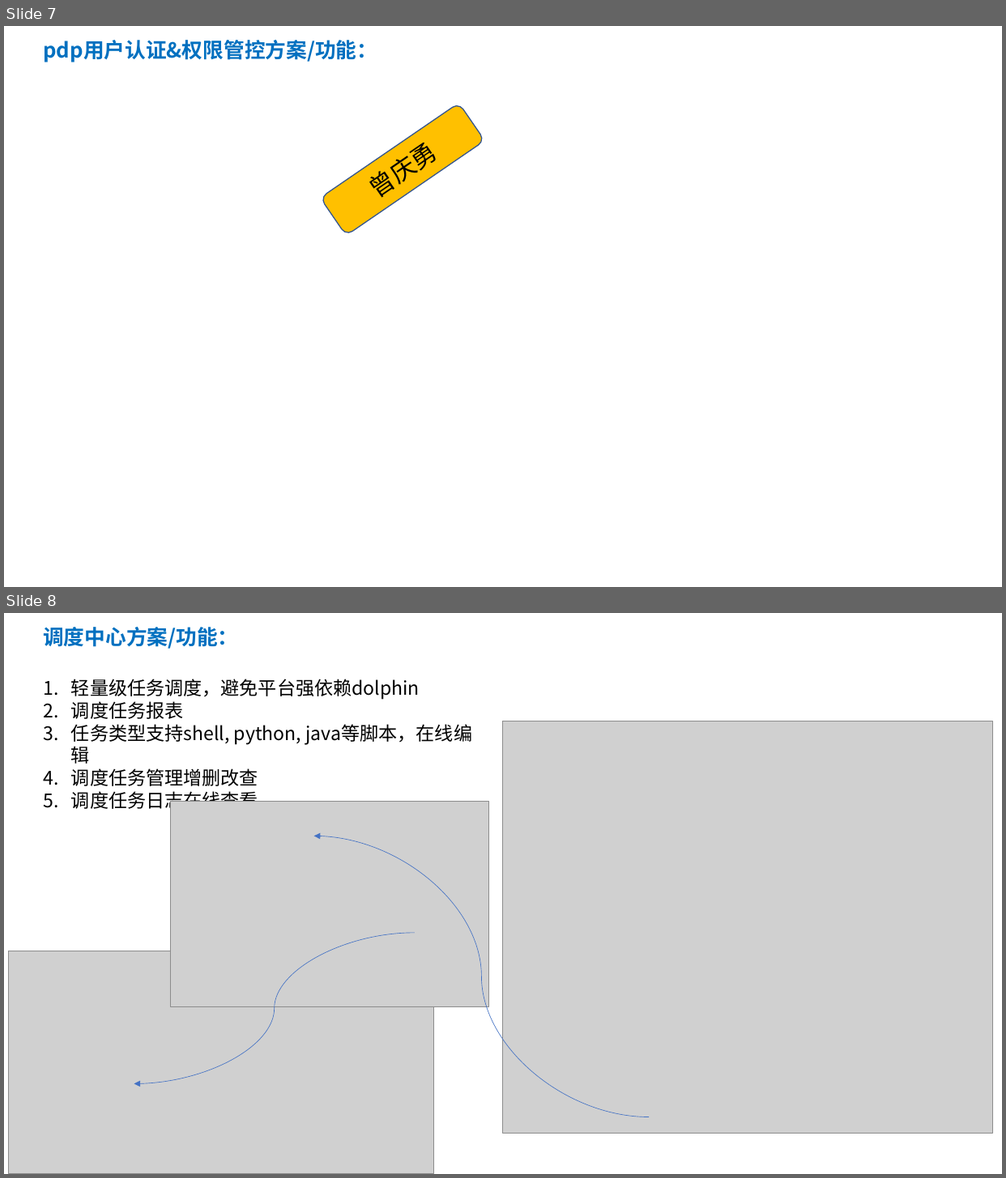
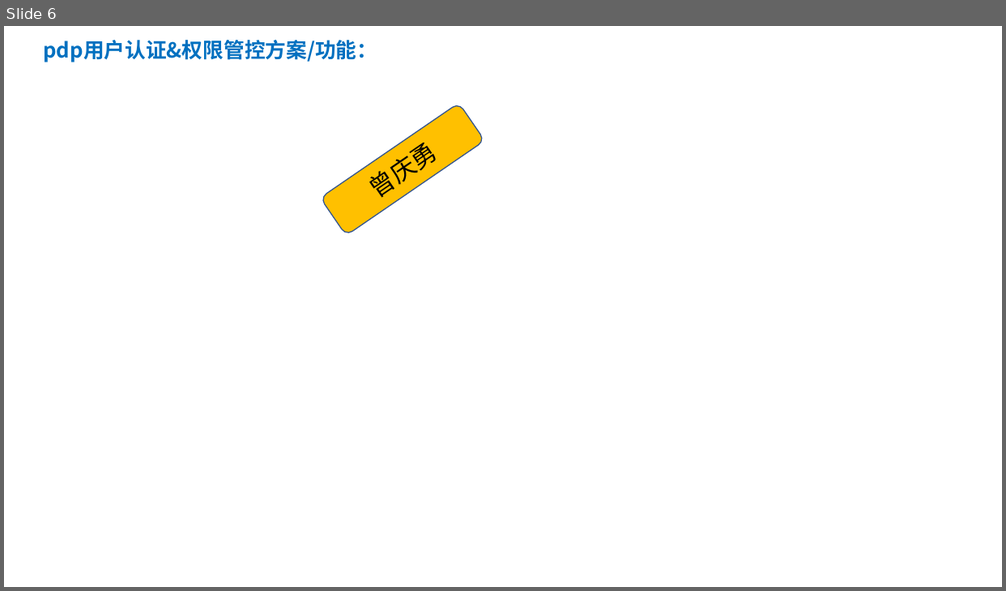
Before and after one commit to moutainhigh/pdp, a slide deck: doc/pdp方案设计-20210929.pptx. Shown one above the other, each under a label of ours: slides 7 and 8 before the commit, slide 6 after it. The pictures are 1006x1178 and 1006x591 pixels, drawn with LibreOffice and Linux fonts; fonts in the diff are those of the drawing; grey boxes stand for pictures. Boxes give left, top, right and bottom in pixels: in the first picture for what was removed or moved away, otherwise in the second. Text is boxed around its words. In the diff, an @@ line names an element or a change of style, - is before the commit and + after.

```diff
--- a/doc/pdp方案设计-20210929.pptx
+++ b/doc/pdp方案设计-20210929.pptx
@@ slide 8 removed at box(4, 613, 1002, 1174), background #FFFFFF @@
@@ text removed at box(43, 627, 238, 649) @@
-调度中心方案/功能：
@@ text removed at box(71, 679, 472, 811) @@
-1. 轻量级任务调度，避免平台强依赖dolphin
-2. 调度任务报表
-3. 任务类型支持shell, python, java等脚本，在线编辑
-4. 调度任务管理增删改查
-5. 调度任务日志在线查看
@@ picture removed at box(503, 722, 993, 1134) @@
@@ picture removed at box(170, 802, 488, 1007) @@
@@ curved arrow removed from (650, 1118) to (314, 836) @@
@@ picture removed at box(9, 952, 434, 1174) @@
@@ curved arrow removed from (414, 933) to (134, 1084) @@
@@ what was slide 7 is now slide 6 @@
```
Also in this commit, not shown: 1 slide added, 2 other slides removed, 48 other files.
